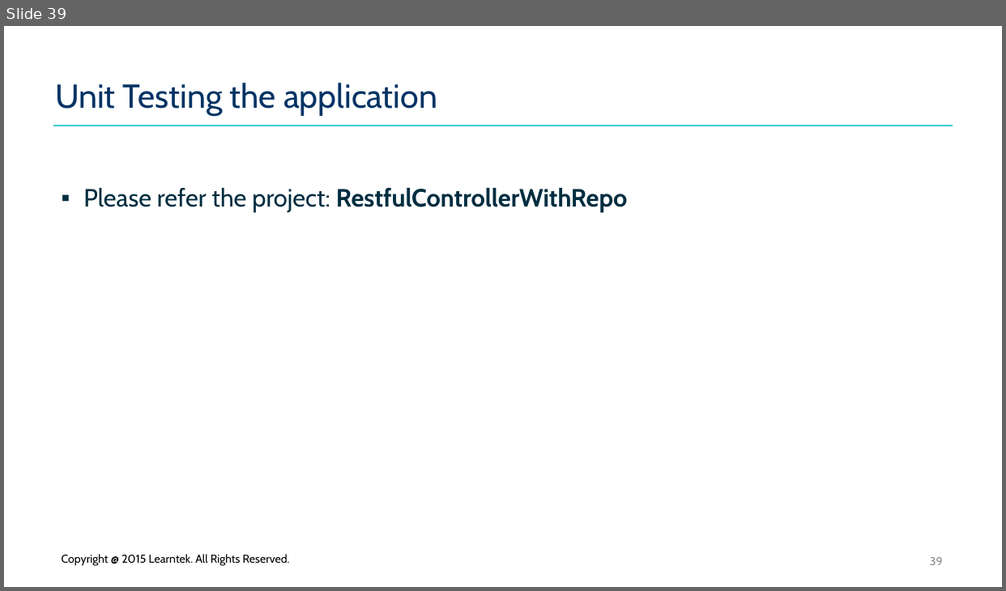
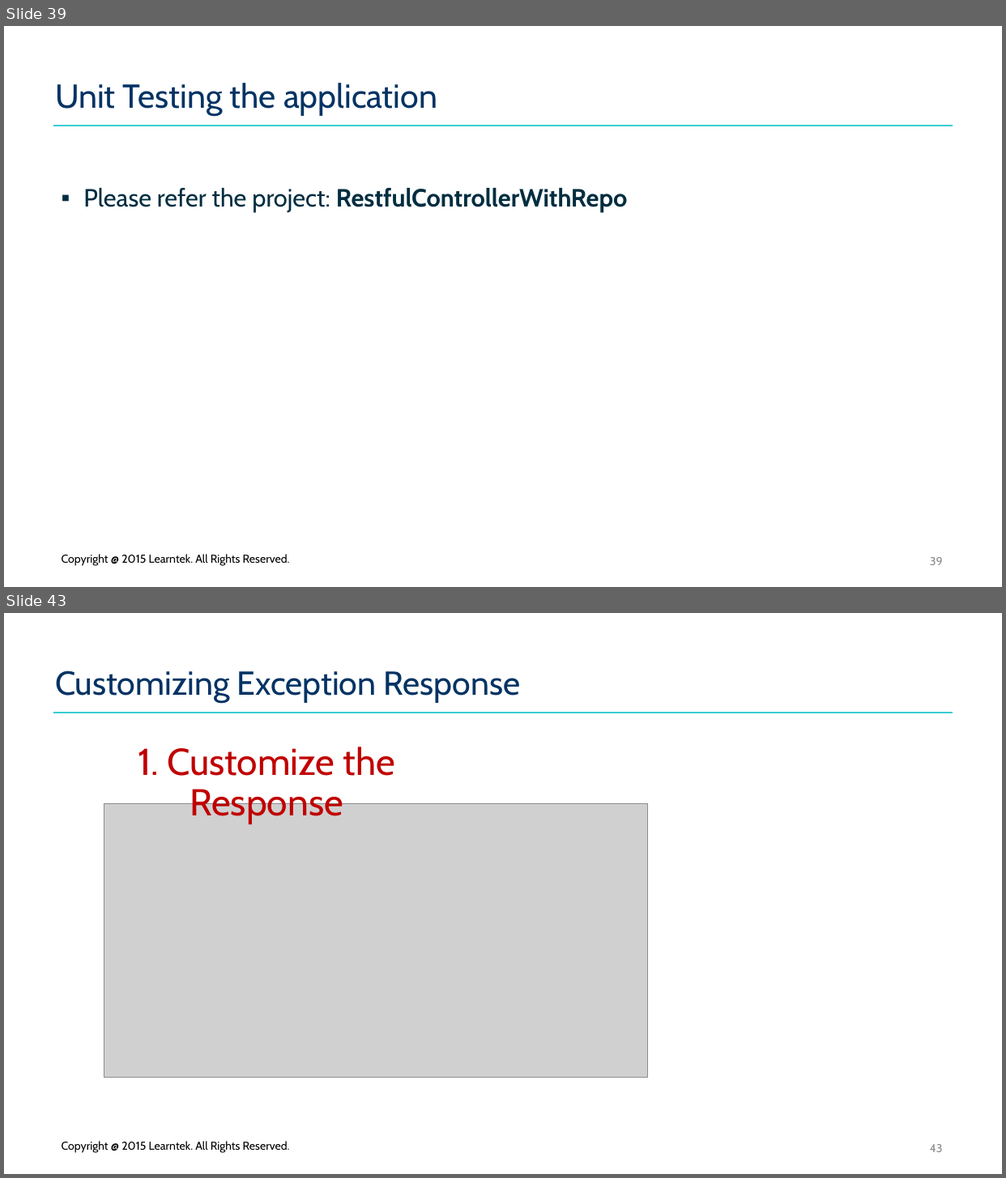
Before and after one commit to santoshkar/SpringBoot, a slide deck: Presentations/Part-11-Spring Boot.pptx. Shown one above the other, each under a label of ours: slide 39 before the commit, slides 39 and 43 after it; the slides between them are not shown. The pictures are 1006x591 and 1006x1178 pixels, drawn with LibreOffice and Linux fonts; fonts in the diff are those of the drawing; grey boxes stand for pictures; background and template pictures are left out. Boxes give left, top, right and bottom in pixels: in the first picture for what was removed or moved away, otherwise in the second. Text is boxed around its words. In the diff, an @@ line names an element or a change of style, - is before the commit and + after.

Commit message:
Added exception handling techniques

```diff
--- a/Presentations/Part-11-Spring Boot.pptx
+++ b/Presentations/Part-11-Spring Boot.pptx
@@ slide 43 added at [4, 613, 1002, 1174], background #FFFFFF; not listed: 1 template element that a slide beside it also shows @@
@@ title added at [55, 671, 521, 703], 32 pt, text #033364 @@
+Customizing Exception Response
@@ text added at [138, 747, 395, 824], 36 pt, text #C00000 @@
+1. Customize the Response
@@ picture added at [104, 804, 647, 1077] @@
@@ text added at [62, 1141, 290, 1152], 11 pt, text #000000 @@
+Copyright @ 2015 Learntek. All Rights Reserved.
@@ page number added at [930, 1144, 943, 1152], 11 pt, text #8C8C8C @@
+43
```
Also in this commit, not shown: 6 other slides added, 30 other files.
